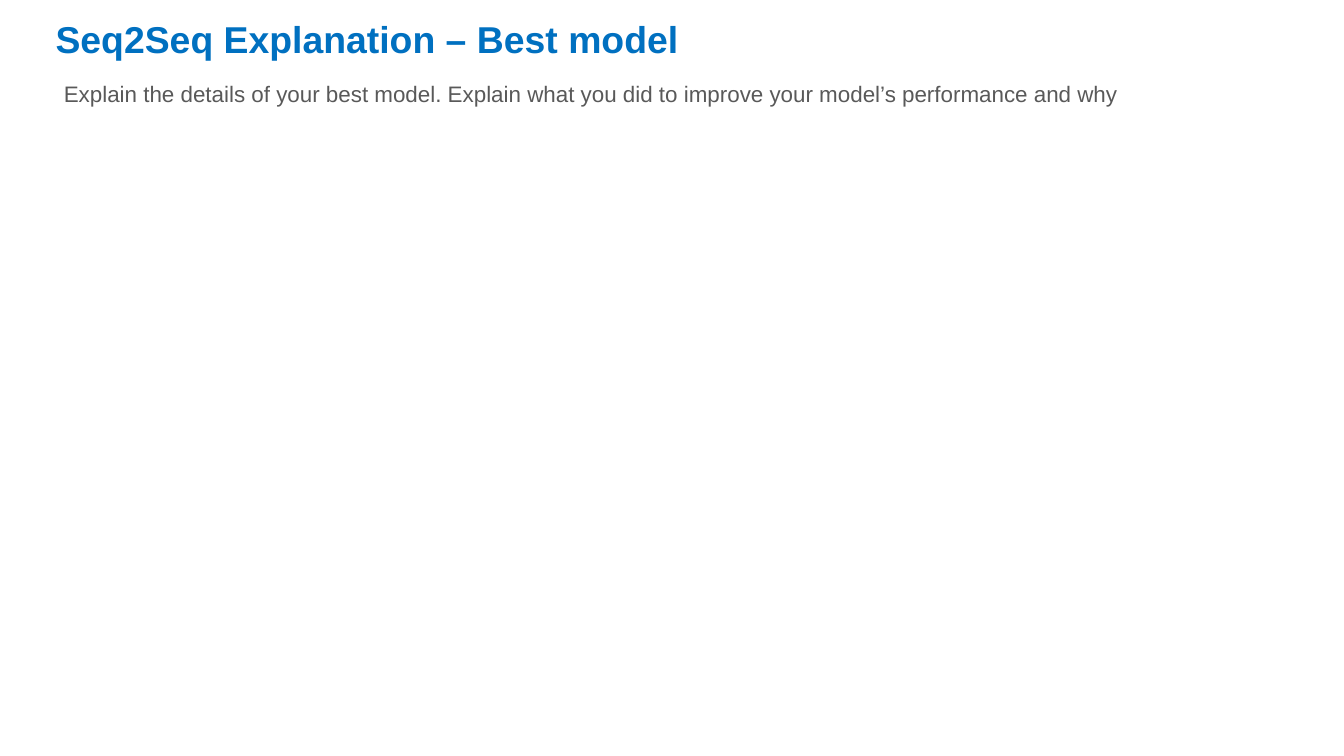
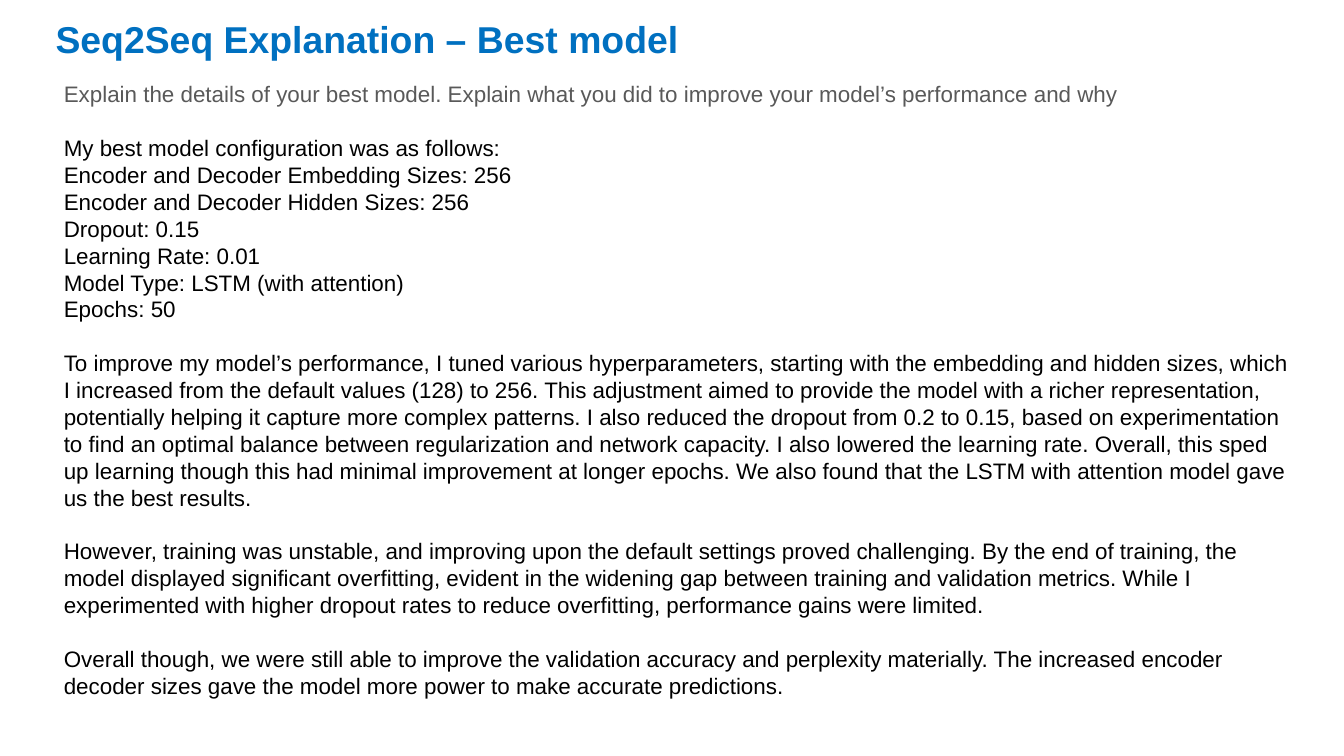
Before and after one commit to mccarvik/georgia_tech, a slide deck: slide 7 of deep_learning/4_assign/assignment4_fall24/assignment4-template - McCarville.pptx. Drawn at 1344x756 pixels with LibreOffice and Linux fonts; fonts in the diff are those of the drawing. Boxes give left, top, right and bottom in pixels: in the first picture for what was removed or moved away, otherwise in the second. Text is boxed around its words. In the diff, an @@ line names an element or a change of style, - is before the commit and + after.

```diff
--- a/deep_learning/4_assign/assignment4_fall24/assignment4-template - McCarville.pptx
+++ b/deep_learning/4_assign/assignment4_fall24/assignment4-template - McCarville.pptx
@@ text at (x1=64, y1=139, x2=1287, y2=699): paragraphs added @@
+My best model configuration was as follows:
+Encoder and Decoder Embedding Sizes: 256
+Encoder and Decoder Hidden Sizes: 256
+Dropout: 0.15
+Learning Rate: 0.01
+Model Type: LSTM (with attention)
+Epochs: 50
+To improve my model’s performance, I tuned various hyperparameters, starting with the embedding and hidden sizes, which I increased from the default values (128) to 256. This adjustment aimed to provide the model with a richer representation, potentially helping it capture more complex patterns. I also reduced the dropout from 0.2 to 0.15, based on experimentation to find an optimal balance between regularization and network capacity. I also lowered the learning rate. Overall, this sped up learning though this had minimal improvement at longer epochs. We also found that the LSTM with attention model gave us the best results.
+However, training was unstable, and improving upon the default settings proved challenging. By the end of training, the model displayed significant overfitting, evident in the widening gap between training and validation metrics. While I experimented with higher dropout rates to reduce overfitting, performance gains were limited.
+Overall though, we were still able to improve the validation accuracy and perplexity materially. The increased encoder decoder sizes gave the model more power to make accurate predictions.
```
Also in this commit, not shown: 14 other slides changed, 4 slides added, 1 slide removed, 15 other files.
